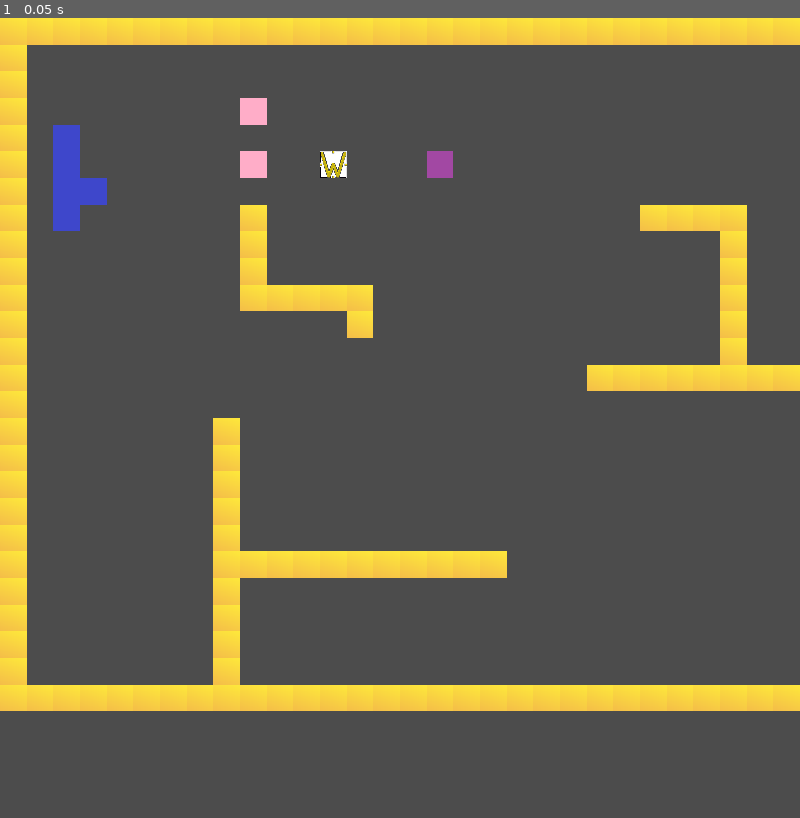
Above: before the commit, frame 1.
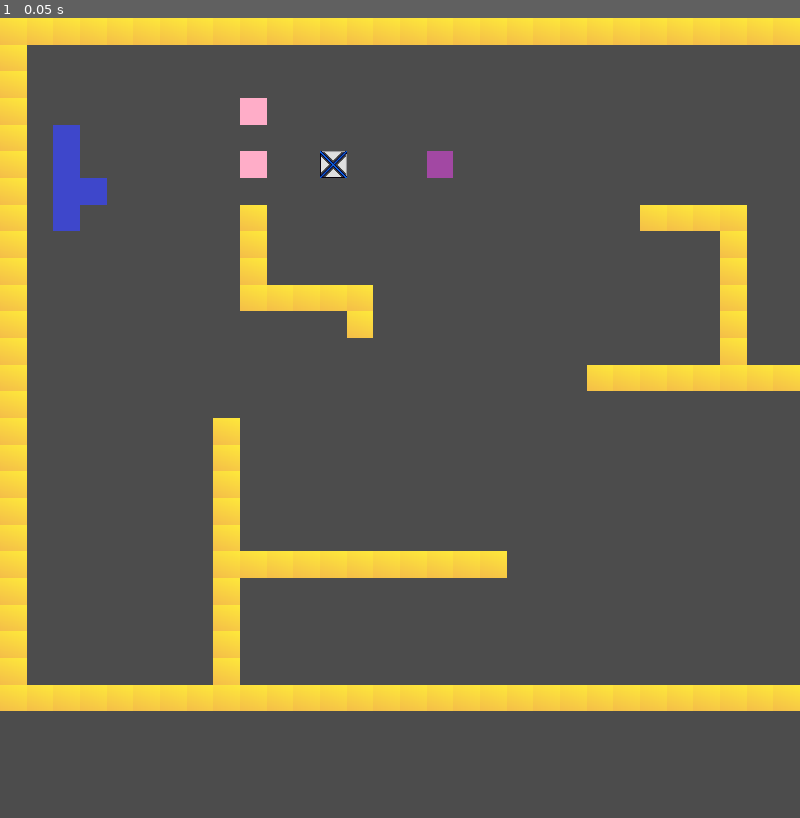
Above: after the commit, the same moment.

Repository: JacobBas/gmtk2021-godot
Game: Godot game, scene res://refactorme/SandboxLevel.tscn
Same seed, same stepped clock (60 frames per second), same inputs: the game is played once before the commit and once after it.
Inputs:
- Up to frame 1 (0.05 s): no input

The runs differ from the first frame. In frame 1, 0.1% of the frame differs, in the area x 40-44%, y 16-20%.

Commit message:
small commit

Diff:
--- a/refactorme/LevelEnv.gd
+++ b/refactorme/LevelEnv.gd
@@ -1,11 +1,4 @@
 extends Node2D
-
-
-# Declare member variables here. Examples:
-# var a = 2
-# var b = "text"
-var walls
-
 
 func get_all_nodes(node):
 	for N in node.get_children():
--- /dev/null
+++ b/refactorme/SandboxLevel_Jacob.tscn
@@ -0,0 +1,132 @@
+[gd_scene load_steps=15 format=2]
+
+[ext_resource path="res://refactorme/files/outside_wall.png" type="Texture" id=1]
+[ext_resource path="res://refactorme/WASD_Player.tscn" type="PackedScene" id=2]
+[ext_resource path="res://refactorme/files/inner_floor.png" type="Texture" id=3]
+[ext_resource path="res://refactorme/Arrow_Player.tscn" type="PackedScene" id=4]
+[ext_resource path="res://refactorme/WASD_Player.gd" type="Script" id=5]
+[ext_resource path="res://refactorme/LevelEnv.gd" type="Script" id=6]
+[ext_resource path="res://refactorme/Sticky_Box.tscn" type="PackedScene" id=7]
+[ext_resource path="res://refactorme/files/Loop 1 - Jazzy.mp3" type="AudioStream" id=8]
+[ext_resource path="res://refactorme/Arrow_Player.gd" type="Script" id=9]
+[ext_resource path="res://refactorme/files/darkgreybox.png" type="Texture" id=10]
+[ext_resource path="res://refactorme/Goal_Separate.gd" type="Script" id=11]
+
+[sub_resource type="ConvexPolygonShape2D" id=1]
+points = PoolVector2Array( 32, 32, 0, 32, 0, 0, 32, 0 )
+
+[sub_resource type="TileSet" id=2]
+0/name = "outside_wall.png 0"
+0/texture = ExtResource( 1 )
+0/tex_offset = Vector2( 0, 0 )
+0/modulate = Color( 1, 1, 1, 1 )
+0/region = Rect2( 32, 32, 32, 32 )
+0/tile_mode = 0
+0/occluder_offset = Vector2( 0, 0 )
+0/navigation_offset = Vector2( 0, 0 )
+0/shape_offset = Vector2( 0, 0 )
+0/shape_transform = Transform2D( 1, 0, 0, 1, 0, 0 )
+0/shape = SubResource( 1 )
+0/shape_one_way = false
+0/shape_one_way_margin = 1.0
+0/shapes = [ {
+"autotile_coord": Vector2( 0, 0 ),
+"one_way": false,
+"one_way_margin": 1.0,
+"shape": SubResource( 1 ),
+"shape_transform": Transform2D( 1, 0, 0, 1, 0, 0 )
+} ]
+0/z_index = 0
+1/name = "inner_floor.png 1"
+1/texture = ExtResource( 3 )
+1/tex_offset = Vector2( 0, 0 )
+1/modulate = Color( 1, 1, 1, 1 )
+1/region = Rect2( 0, 0, 96, 96 )
+1/tile_mode = 1
+1/autotile/bitmask_mode = 0
+1/autotile/bitmask_flags = [  ]
+1/autotile/icon_coordinate = Vector2( 0, 0 )
+1/autotile/tile_size = Vector2( 32, 32 )
+1/autotile/spacing = 0
+1/autotile/occluder_map = [  ]
+1/autotile/navpoly_map = [  ]
+1/autotile/priority_map = [  ]
+1/autotile/z_index_map = [  ]
+1/occluder_offset = Vector2( 0, 0 )
+1/navigation_offset = Vector2( 0, 0 )
+1/shape_offset = Vector2( 0, 0 )
+1/shape_transform = Transform2D( 1, 0, 0, 1, 0, 0 )
+1/shape_one_way = false
+1/shape_one_way_margin = 0.0
+1/shapes = [  ]
+1/z_index = 0
+
+[sub_resource type="TileSet" id=3]
+0/name = "darkgreybox.png 0"
+0/texture = ExtResource( 10 )
+0/tex_offset = Vector2( 0, 0 )
+0/modulate = Color( 1, 1, 1, 1 )
+0/region = Rect2( 0, 0, 32, 32 )
+0/tile_mode = 0
+0/occluder_offset = Vector2( 0, 0 )
+0/navigation_offset = Vector2( 0, 0 )
+0/shape_offset = Vector2( 0, 0 )
+0/shape_transform = Transform2D( 1, 0, 0, 1, 0, 0 )
+0/shape_one_way = false
+0/shape_one_way_margin = 0.0
+0/shapes = [  ]
+0/z_index = 0
+
+[node name="SandboxLevel_Brad" type="Node2D"]
+scale = Vector2( 2, 2 )
+script = ExtResource( 6 )
+
+[node name="AudioStreamPlayer" type="AudioStreamPlayer" parent="."]
+stream = ExtResource( 8 )
+autoplay = true
+
+[node name="Walls" type="TileMap" parent="."]
+tile_set = SubResource( 2 )
+cell_size = Vector2( 32, 32 )
+show_collision = true
+format = 1
+tile_data = PoolIntArray( 0, 0, 0, 1, 0, 0, 2, 0, 0, 3, 0, 0, 4, 0, 0, 5, 0, 0, 6, 0, 0, 7, 0, 0, 8, 0, 0, 9, 0, 0, 10, 0, 0, 11, 0, 0, 12, 0, 0, 13, 0, 0, 14, 0, 0, 65536, 0, 0, 65550, 0, 0, 131072, 0, 0, 131086, 0, 0, 196608, 0, 0, 196622, 0, 0, 262144, 0, 0, 262158, 0, 0, 327680, 0, 0, 327694, 0, 0, 393216, 0, 0, 393230, 0, 0, 458752, 0, 0, 458753, 0, 0, 458754, 0, 0, 458755, 0, 0, 458756, 0, 0, 458757, 0, 0, 458758, 0, 0, 458759, 0, 0, 458760, 0, 0, 458761, 0, 0, 458762, 0, 0, 458763, 0, 0, 458764, 0, 0, 458765, 0, 0, 458766, 0, 0, 524288, 0, 0, 524302, 0, 0, 589824, 0, 0, 589838, 0, 0, 655360, 0, 0, 655374, 0, 0, 720896, 0, 0, 720910, 0, 0, 786432, 0, 0, 786446, 0, 0, 851968, 0, 0, 851982, 0, 0, 917504, 0, 0, 917505, 0, 0, 917506, 0, 0, 917507, 0, 0, 917508, 0, 0, 917509, 0, 0, 917510, 0, 0, 917511, 0, 0, 917512, 0, 0, 917513, 0, 0, 917514, 0, 0, 917515, 0, 0, 917516, 0, 0, 917517, 0, 0, 917518, 0, 0 )
+
+[node name="Goal_Separate" type="TileMap" parent="."]
+tile_set = SubResource( 3 )
+cell_size = Vector2( 32, 32 )
+format = 1
+tile_data = PoolIntArray( 131074, 0, 0, 196609, 0, 0, 196610, 0, 0, 196611, 0, 0, 262146, 0, 0, 655361, 0, 0, 720897, 0, 0, 720898, 0, 0 )
+script = ExtResource( 11 )
+
+[node name="Sticky_Boxes" type="Node2D" parent="."]
+
+[node name="Sticky_Box" parent="Sticky_Boxes" instance=ExtResource( 7 )]
+position = Vector2( 176, 144 )
+
+[node name="Sticky_Box2" parent="Sticky_Boxes" instance=ExtResource( 7 )]
+position = Vector2( 208, 112 )
+
+[node name="Sticky_Box3" parent="Sticky_Boxes" instance=ExtResource( 7 )]
+position = Vector2( 176, 80 )
+
+[node name="Sticky_Box4" parent="Sticky_Boxes" instance=ExtResource( 7 )]
+position = Vector2( 144, 112 )
+
+[node name="Sticky_Box5" parent="Sticky_Boxes" instance=ExtResource( 7 )]
+position = Vector2( 208, 368 )
+
+[node name="Sticky_Box6" parent="Sticky_Boxes" instance=ExtResource( 7 )]
+position = Vector2( 208, 336 )
+
+[node name="WASD_Players" type="Node2D" parent="."]
+script = ExtResource( 5 )
+
+[node name="WASD_Player" parent="WASD_Players" instance=ExtResource( 2 )]
+position = Vector2( 176, 112 )
+
+[node name="Arrow_Players" type="Node2D" parent="."]
+script = ExtResource( 9 )
+
+[node name="Arrow_Player" parent="Arrow_Players" instance=ExtResource( 4 )]
+position = Vector2( 240, 368 )
--- a/refactorme/WASD_Player.tscn
+++ b/refactorme/WASD_Player.tscn
@@ -1,6 +1,6 @@
 [gd_scene load_steps=3 format=2]
 
-[ext_resource path="res://refactorme/files/wasd_maybe.png" type="Texture" id=1]
+[ext_resource path="res://refactorme/files/pixil-frame-0(3).png" type="Texture" id=1]
 
 [sub_resource type="RectangleShape2D" id=1]
 extents = Vector2( 16, 16 )
